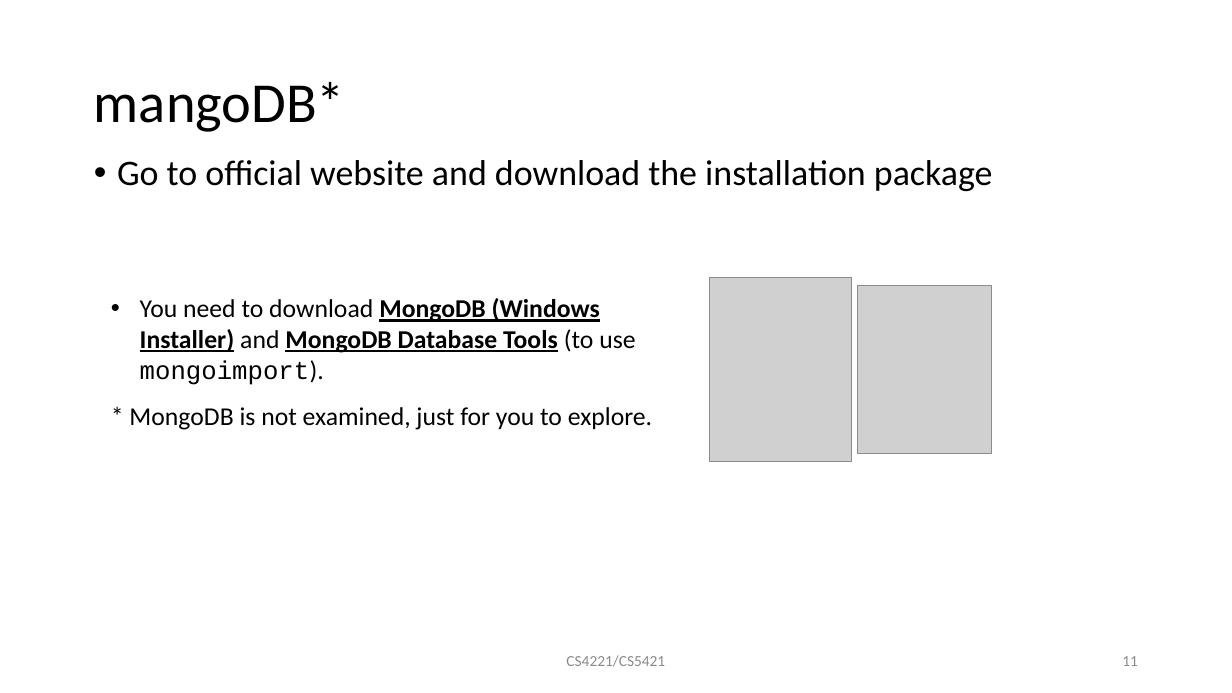
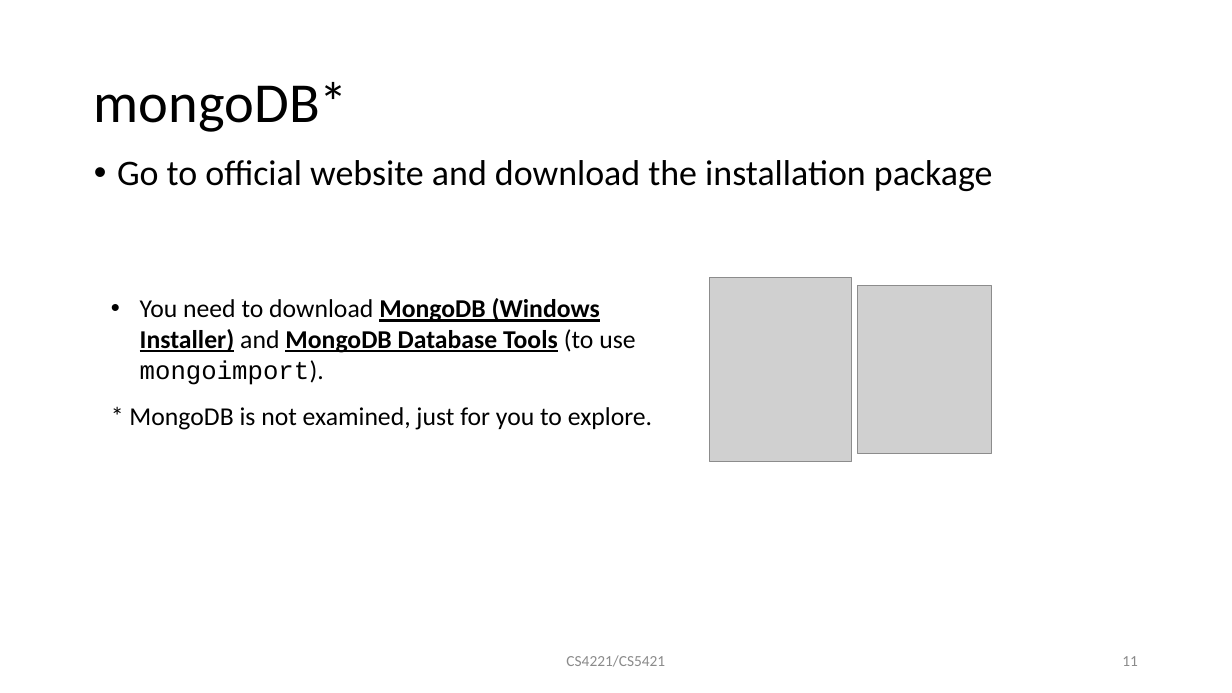
Before and after one commit to mark-h-meng/BT5110-tutorials, a slide deck: slide 11 of src/4221-t6/t6.pptx. Drawn at 1232x693 pixels with LibreOffice and Linux fonts; fonts in the diff are those of the drawing; grey boxes stand for pictures. Boxes give left, top, right and bottom in pixels: in the first picture for what was removed or moved away, otherwise in the second. Text is boxed around its words. In the diff, an @@ line names an element or a change of style, - is before the commit and + after.

```diff
--- a/src/4221-t6/t6.pptx
+++ b/src/4221-t6/t6.pptx
@@ title at (94, 82, 348, 132): text changed @@
-mangoDB*
+mongoDB*
```
Also in this commit, not shown: 6 other slides changed, 8 other files.
